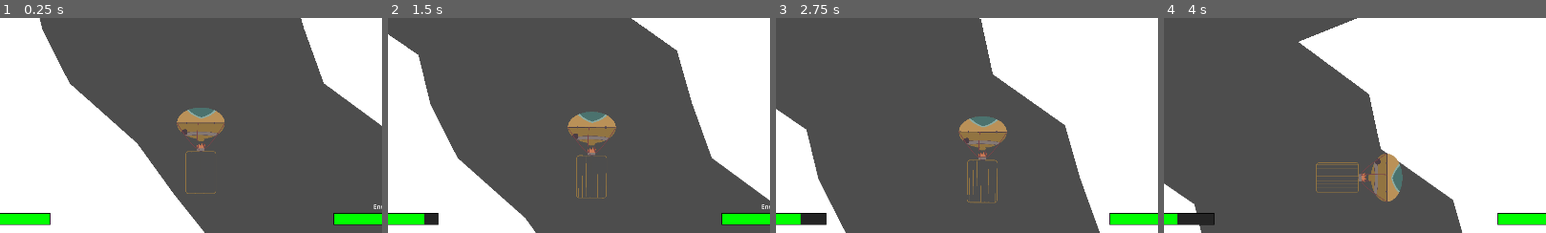
Above: before the commit, frames 1-4 (left to right).
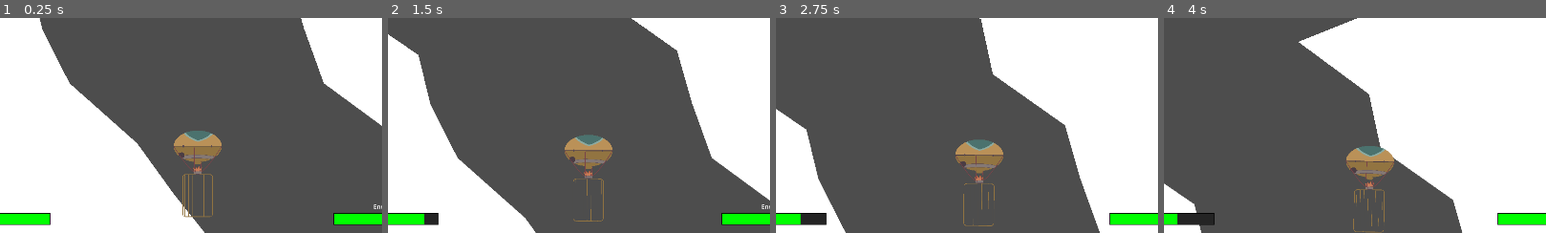
Above: after the commit, the same moments.

Repository: panorb/ludum-dare-53
Game: Godot game, scene res://world.tscn
Same seed, same stepped clock (60 frames per second), same inputs: the game is played once before the commit and once after it. The engine's default icon, where the game draws it, is replaced by a stand-in: a white triangle on a blue panel in a dark square.
Inputs:
- Up to frame 1 (0.25 s): no input
- Up to frame 2 (1.5 s): click "ein knopf hero" at 0.5 s; click "novh einer" at 1.25 s
- Up to frame 3 (2.75 s): click "ein knopf hero" at 2 s
- Up to frame 4 (4 s): click "novh einer" at 2.75 s; click "ein knopf hero" at 3.5 s
The pictures show only the part of the screen within x 25-75%, y 50-100%; the shares and areas given below are measured in that part.

The runs differ from the first frame. In frame 1, 3.1% of the frame differs, in the area x 45-59%, y 41-93%; in frame 2, 3.0%; in frame 3, 3.0%; in frame 4, 2.7%.

Commit message:
Linting and fixes.

Diff:
--- a/godot/game/balloon/balloon.gd
+++ b/godot/game/balloon/balloon.gd
@@ -24,6 +24,7 @@
 	$BallonHitCaveSound2,
 	$BallonHitCaveSound3,
 ]
+
 
 func get_wind_speed() -> Vector2:
 	if Input.is_action_pressed("blow_wind"):
@@ -71,19 +72,24 @@
 	move_and_slide()
 	reset_outside_position()
 
+
 func _process(delta: float) -> void:
-	last_wall_hit_sound_play_time = last_wall_hit_sound_play_time - delta if last_wall_hit_sound_play_time > 0 else 0
+	last_wall_hit_sound_play_time = (
+		last_wall_hit_sound_play_time - delta if last_wall_hit_sound_play_time > 0 else 0
+	)
 	var collision = get_last_slide_collision()
 	if collision:
 		var collider = collision.get_collider()
 		if collider as CaveSegment:
-			if last_wall_hit_sound_play_time <= 0: # need to find a better solution
+			if last_wall_hit_sound_play_time <= 0:  # need to find a better solution
 				ballon_hit_cave_sounds[randi() % ballon_hit_cave_sounds.size()].play()
 				# Set new wait time bettwen 0.7 and 1.3
 				last_wall_hit_sound_play_time = randf_range(0.7, 1.3)
 
+
 func _ready():
 	card_received.connect(_on_card_received)
+
 
 func _on_card_received(card_type: Card.TYPE, card_value: int):
 	var card: Card = card_scene.instantiate()
@@ -93,6 +99,7 @@
 	cage_center.add_child(card)
 	containing_card = card
 
+
 func take_damage(damage: int):
 	if containing_card:
 		containing_card.take_damage(1)
--- a/godot/game/balloon/balloon.tscn
+++ b/godot/game/balloon/balloon.tscn
@@ -1,12 +1,10 @@
-[gd_scene load_steps=10 format=3 uid="uid://dqrb0owc04n30"]
+[gd_scene load_steps=8 format=3 uid="uid://dqrb0owc04n30"]
 
 [ext_resource type="Script" path="res://game/balloon/balloon.gd" id="1_00v08"]
 [ext_resource type="Texture2D" uid="uid://baoqd4onlxlqo" path="res://game/balloon/balloon_cage.svg" id="2_7bswg"]
 [ext_resource type="Texture2D" uid="uid://bh26q30j4picy" path="res://game/balloon/balloon_head.svg" id="2_ilerb"]
 [ext_resource type="Texture2D" uid="uid://b8f182hxp7gas" path="res://game/balloon/fire.svg" id="3_ugihq"]
-[ext_resource type="AudioStream" path="res://game/balloon/balloon_hit_cave_1.wav" id="5_21m5w"]
-[ext_resource type="AudioStream" uid="uid://cjurkr3oa1eon" path="res://game/balloon/balloon_hit_cave_2.wav" id="6_t4kck"]
-[ext_resource type="AudioStream" uid="uid://cgpq78w3uu33y" path="res://game/balloon/balloon_hit_cave_3.wav" id="7_aafdx"]
+[ext_resource type="AudioStream" uid="uid://0gtbnl61pidq" path="res://game/balloon/balloon_hit_cave_1.wav" id="5_21m5w"]
 
 [sub_resource type="CapsuleShape2D" id="CapsuleShape2D_bwuof"]
 radius = 190.0
@@ -48,9 +46,7 @@
 volume_db = 12.0
 
 [node name="BallonHitCaveSound2" type="AudioStreamPlayer" parent="."]
-stream = ExtResource("6_t4kck")
 volume_db = 12.0
 
 [node name="BallonHitCaveSound3" type="AudioStreamPlayer" parent="."]
-stream = ExtResource("7_aafdx")
 volume_db = 12.0
--- a/godot/game/battle_field/battle_field.gd
+++ b/godot/game/battle_field/battle_field.gd
@@ -1,14 +1,16 @@
 extends Node2D
 
-signal lose()
-signal win()
+signal lose
+signal win
 
 @onready var hero = get_node("Hero")
 @onready var monster = get_node("Dragon")
 
+
 func _ready():
 	hero.dead.connect(_on_hero_dead)
 	monster.dead.connect(_on_monster_dead)
+
 
 func on_card_received(card_type, card_value):
 	hero.play_attack_animation(card_type, card_value)
@@ -16,12 +18,15 @@
 	monster.play_attack_animation(card_type, card_value)
 	hero.take_damage(10)
 
+
 func _on_hero_dead():
 	lose.emit()
+
 
 func _on_monster_dead():
 	win.emit()
 
+
 func _input(event):
 	if event.is_action_pressed("ui_accept"):
 		on_card_received("attack", 15)
--- a/godot/game/battle_field/creatures/creature.gd
+++ b/godot/game/battle_field/creatures/creature.gd
@@ -17,7 +17,7 @@
 
 
 # Called every frame. 'delta' is the elapsed time since the previous frame.
-func _process(delta):
+func _process(_delta):
 	pass
 
 
--- a/godot/game/cards/card.gd
+++ b/godot/game/cards/card.gd
@@ -41,7 +41,7 @@
 	leftUpperNumber.text = str_number
 	rightButtomNumber.text = str_number
 
-func update_type(type: TYPE):
-	match type:
+func update_type(updatedType: TYPE):
+	match updatedType:
 		TYPE.ATTACK:
 			sprite.texture = attack_texture
--- a/godot/game/cave/cave.gd
+++ b/godot/game/cave/cave.gd
@@ -8,14 +8,16 @@
 
 @onready var background_audio = $BackgroundAudioStreamPlayer
 
-var starting_position = Vector2(0,0)
+var starting_position = Vector2(0, 0)
 var walls = []
+
 
 # Called when the node enters the scene tree for the first time.
 func _ready() -> void:
 	for i in 3:
 		new_cave_segment()
 	start_background_music()
+
 
 func new_cave_segment() -> void:
 	var instance = segment.instantiate()
@@ -27,9 +29,11 @@
 	starting_position = instance.create_cave_walls(starting_position)
 	walls.append(instance)
 
+
 func redraw_cave_segment() -> void:
 	walls[0].position.y = walls.back().position.y - SCREEN_HEIGHT
 	starting_position = walls[0].create_cave_walls(starting_position)
+
 
 # Called every frame. 'delta' is the elapsed time since the previous frame.
 func _process(_delta) -> void:
@@ -41,5 +45,6 @@
 		redraw_cave_segment()
 		walls.append(walls.pop_front())
 
+
 func start_background_music():
 	background_audio.play()
--- a/godot/game/cave_segment/cave_segment.gd
+++ b/godot/game/cave_segment/cave_segment.gd
@@ -1,4 +1,4 @@
-extends CharacterBody2D
+extends Area2D
 
 class_name CaveSegment
 
--- a/godot/game/cave_segment/cave_segment.tscn
+++ b/godot/game/cave_segment/cave_segment.tscn
@@ -2,7 +2,7 @@
 
 [ext_resource type="Script" path="res://game/cave_segment/cave_segment.gd" id="1_xxwvy"]
 
-[node name="CaveSegment" type="CharacterBody2D"]
+[node name="CaveSegment" type="Area2D"]
 script = ExtResource("1_xxwvy")
 
 [node name="SegmentLeft" type="Polygon2D" parent="."]
Not shown: 1 places in godot/game/ui/healthbar.tscn that only renumber resources
Not shown: 1 places in godot/world.tscn that only renumber resources
